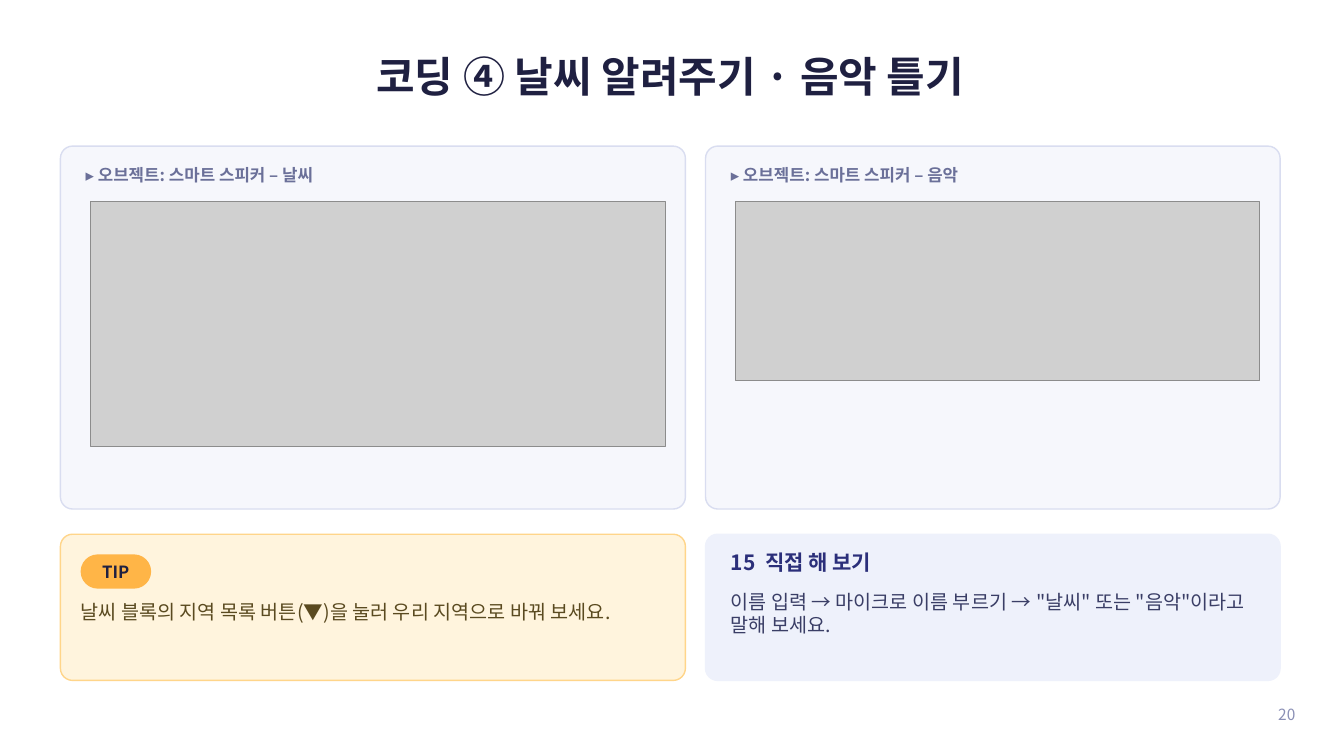
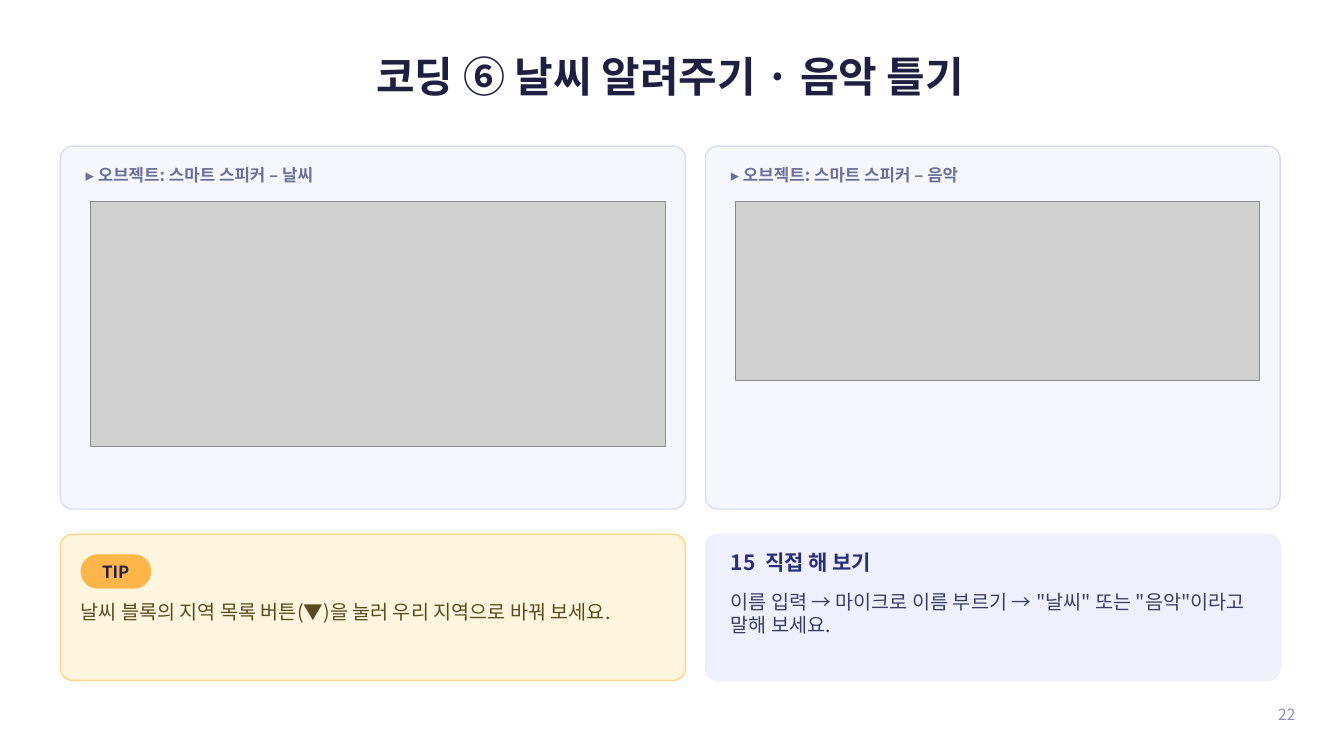
Before and after one commit to jisun294020-ops/school, a slide deck: slide 22 of entry-ai-audio/엔트리_AI_오디오감지_수업자료.pptx (slide 20 before the commit). Drawn at 1344x756 pixels with LibreOffice and Linux fonts; fonts in the diff are those of the drawing; grey boxes stand for pictures. Boxes give left, top, right and bottom in pixels: in the first picture for what was removed or moved away, otherwise in the second. Text is boxed around its words. In the diff, an @@ line names an element or a change of style, - is before the commit and + after.

```diff
--- a/entry-ai-audio/엔트리_AI_오디오감지_수업자료.pptx
+++ b/entry-ai-audio/엔트리_AI_오디오감지_수업자료.pptx
@@ title at [376, 56, 964, 96]: text changed @@
-코딩 ④ 날씨 알려주기 · 음악 틀기
+코딩 ⑥ 날씨 알려주기 · 음악 틀기
@@ page number at [1278, 708, 1295, 720]: text changed @@
-20
+22
```
Also in this commit, not shown: 1 other slide changed, 2 slides added, 4 other files.
